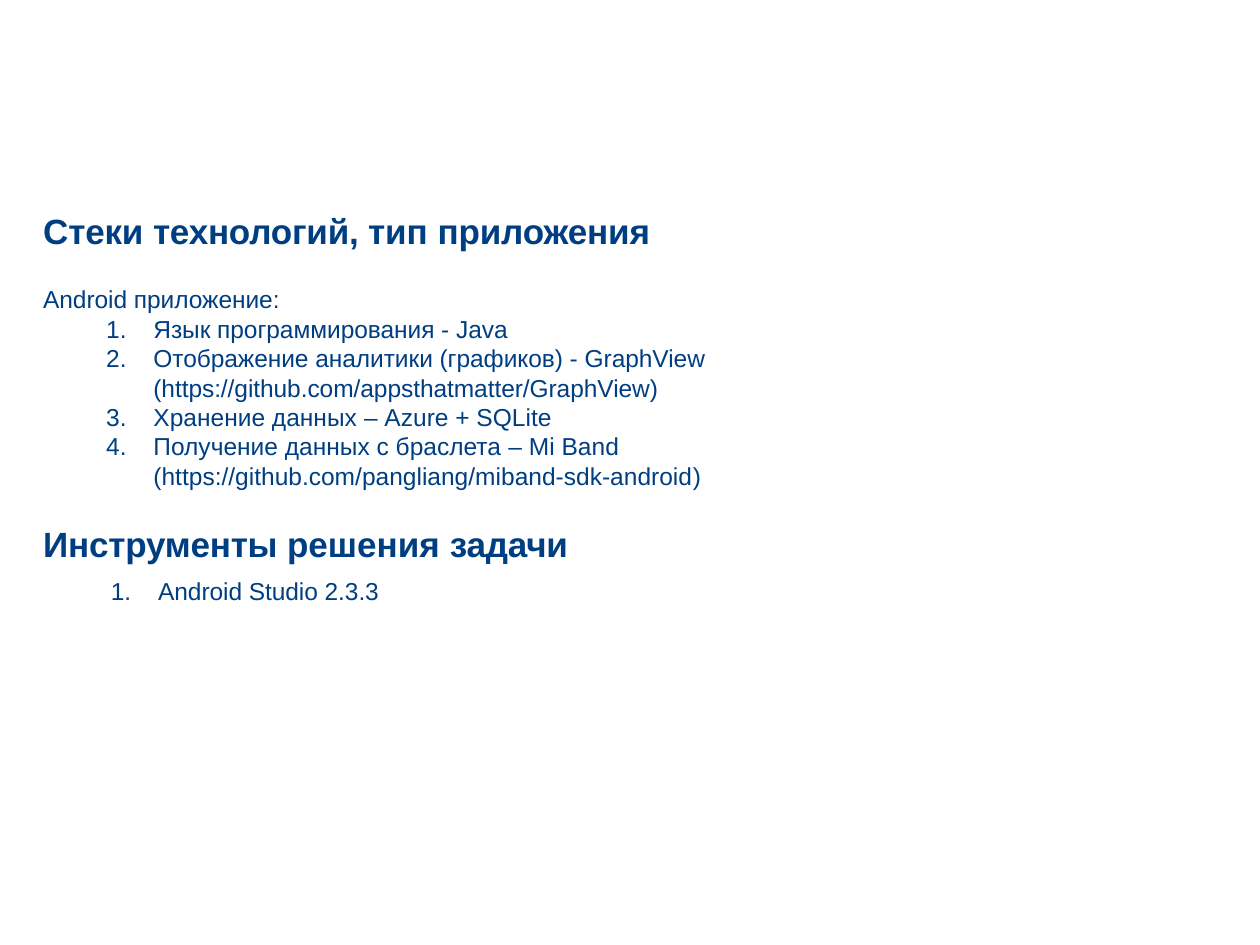
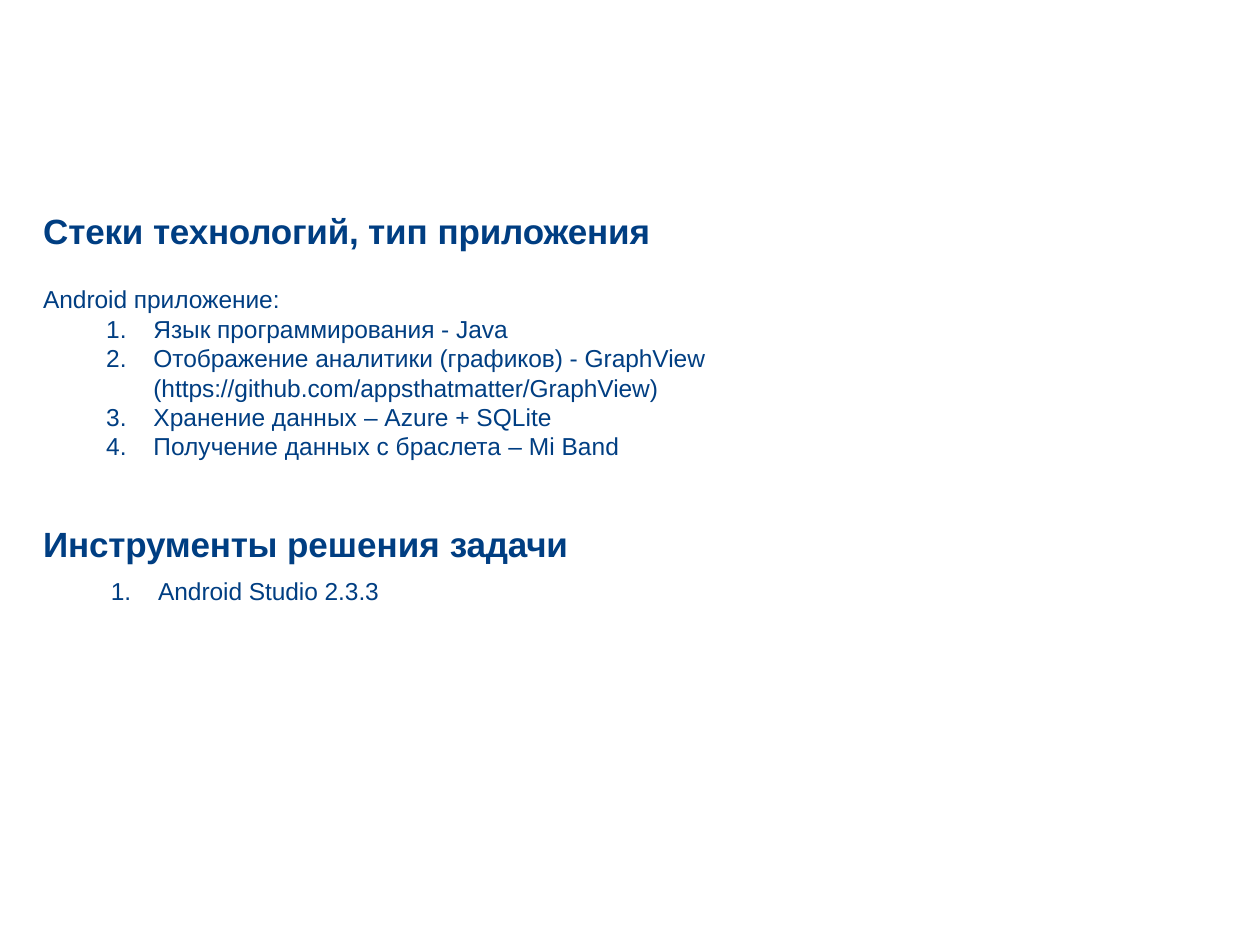
Before and after one commit to arepina/MomAndBaby, a slide deck: slide 8 of docs/Presentation.pptx. Drawn at 1260x945 pixels with LibreOffice and Linux fonts; fonts in the diff are those of the drawing; background and template pictures are left out. Boxes give left, top, right and bottom in pixels: in the first picture for what was removed or moved away, otherwise in the second. Text is boxed around its words. In the diff, an @@ line names an element or a change of style, - is before the commit and + after.

```diff
--- a/docs/Presentation.pptx
+++ b/docs/Presentation.pptx
@@ text at [153,437,619,460]: text changed @@
-  4. Получение данных с браслета – Mi Band (https://github.com/pangliang/miband-sdk-android)
+  4. Получение данных с браслета – Mi Band
```
Also in this commit, not shown: 1 other slide changed, 25 other files.
